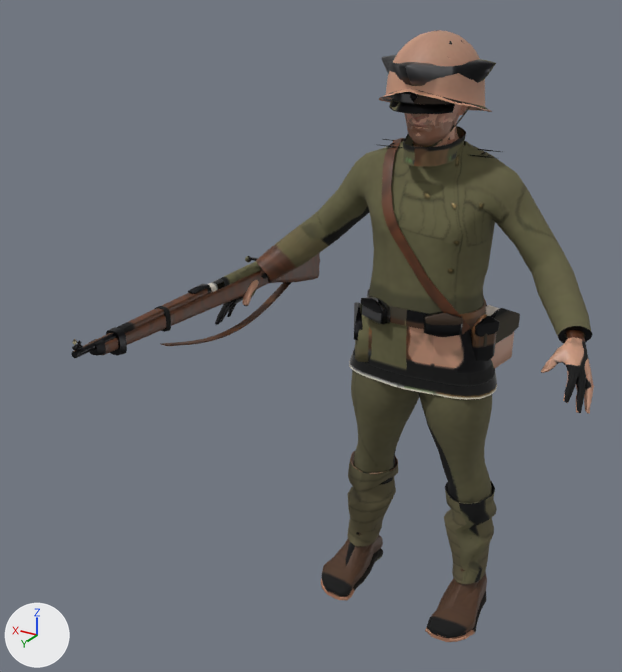
One commit to the glTF model assets/models/provisional/m01/characters/m01_soldier_pl_lod0.glb: the scene before it, then after it.
Camera for both pictures: a 50 mm lens placed at (-0.94, 2.265, 1.954), pointed at (0.152, 0.445, 1.044). Lighting does not change. The marker at lower left points along +X, +Y and +Z. The first picture is the older version. Vertices at exactly the same position are counted once.

Objects in the first picture: 'body', 'cap_wz37', 'gear', 'helmet_cover_wz31', 'nco', 'rifle', 'sapper' and 10 more.
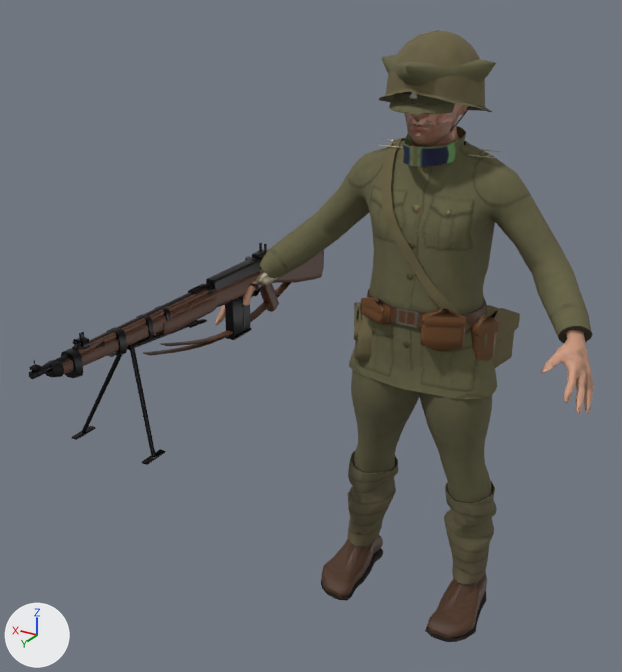
Where the change shows, as pixel boxes [x1, y1, x2, y2] in the pictures (622 x 672 px; the box of a moved part takes in the faces that stretch with it):
'rifle_wz98a', added
    after: [29, 251, 323, 379]
'rkm_wz28', added
    after: [75, 243, 324, 357]
'rkm_pouch', added (brown)
    after: [421, 308, 466, 352]
'rkm_bipod_open', added
    after: [72, 346, 165, 465]
'rkm_bipod_folded', added
    after: [132, 319, 207, 348]
'rag', added
    after: [256, 271, 278, 285]
part 1 of me_body, moved or reshaped
    before: [215, 137, 477, 325]
    after: [215, 136, 464, 325]
part 2 of me_body, moved or reshaped
    both: [537, 246, 592, 413]
part 3 of me_body, surface changed
    both: [216, 126, 594, 642]
part 4 of me_helmet_cover_wz31, moved or reshaped
    both: [443, 47, 466, 94]
part 5 of me_helmet_cover_wz31, surface changed (beige to brown)
    both: [379, 30, 492, 112]
part 6 of me_cap_wz37, moved or reshaped
    both: [382, 57, 436, 114]
part 7 of me_cap_wz37, surface changed
    both: [381, 55, 496, 114]
part 8 of me_gear, surface changed
    both: [361, 138, 520, 368]
part 9 of me_nco, surface changed (black to brown)
    both: [471, 315, 499, 361]
'rifle', unchanged, covered by the edit
    before: [71, 253, 320, 358]
    after: [72, 256, 292, 356]

Edits to the bpy script that builds the scene:
```text
Change me_body:
    where me_body.from_pydata(...)  # 3495 vertices, 6742 faces; spans x -0.56..0.56, y -0.13..0.37, z 0.0..1.55
    me_body part 1: 20 vertices moved from x 0.25..0.56, y 0.02..0.35, z 0.96..1.42 to x 0.24..0.56, y 0.02..0.35, z 0.96..1.44; 53 vertices removed from x -0.08..0.56, y -0.1..0.36, z 0.96..1.52; 51 vertices added at x -0.1..0.56, y -0.1..0.36, z 0.95..1.52
    me_body part 2: 9 vertices moved from x -0.56..-0.12, y -0.07..0.36, z 0.95..1.08 to x -0.56..-0.12, y -0.07..0.36, z 0.95..1.09; 28 vertices removed from x -0.56..0.02, y -0.13..0.36, z 0.91..1.26; 28 vertices added at x -0.56..0.0, y -0.13..0.37, z 0.91..1.27
    me_body part 3: 5900 kept faces spanning x -0.56..0.56, y -0.13..0.37, z 0.0..1.55 get new texture (UV) coordinates
Change me_helmet_cover_wz31:
    where me_helmet_cover_wz31.from_pydata(...)  # 722 vertices, 1440 faces; spans x -0.148..0.148, y -0.128..0.217, z 1.575..1.799
    me_helmet_cover_wz31 part 4: 1 vertex moved from x -0.085, y 0.126, z 1.736 to x -0.077, y 0.12, z 1.75; 1 vertex removed from x -0.096, y 0.136, z 1.705; 2 vertices added at x -0.099..-0.091, y 0.132..0.139, z 1.689..1.721
    me_helmet_cover_wz31 part 5: 1406 kept faces spanning x -0.148..0.148, y -0.128..0.217, z 1.575..1.799 get new texture (UV) coordinates
Change me_cap_wz37:
    remove me_cap_wz37.from_pydata(...)  # 204 vertices, 358 faces; spans x -0.162..0.162, y -0.144..0.249, z 1.608..1.731
    add me_cap_wz37.from_pydata(...)  # 208 vertices, 363 faces; spans x -0.162..0.162, y -0.144..0.249, z 1.608..1.731
    me_cap_wz37 part 6
    5 vertices are removed from x -0.014..0.071, y 0.164..0.216, z 1.608..1.719
    61 faces are deleted
    4 vertices move from x 0.0..0.109, y 0.12..0.217, z 1.608..1.719 to x -0.014..0.126, y 0.102..0.216, z 1.608..1.721
    9 vertices are added at x 0.014..0.085, y 0.155..0.216, z 1.608..1.719
    66 new faces join them
    me_cap_wz37 part 7: 298 kept faces spanning x -0.162..0.162, y -0.144..0.249, z 1.608..1.731 get new texture (UV) coordinates
Change me_gear:
    remove me_gear.from_pydata(...)  # 813 vertices, 1574 faces; spans x -0.24..0.158, y -0.216..0.194, z 0.592..1.503
    add me_gear.from_pydata(...)  # 813 vertices, 1574 faces; spans x -0.24..0.16, y -0.216..0.194, z 0.592..1.503
    me_gear part 8: 1286 kept faces spanning x -0.24..0.158, y -0.216..0.194, z 0.592..1.503 get new texture (UV) coordinates
    edits to the shape of me_gear do not show in these pictures
Change me_nco:
    where me_nco.from_pydata(...)  # 178 vertices, 348 faces; spans x -0.228..-0.159, y 0.018..0.101, z 0.882..1.044
    me_nco part 9: 276 kept faces spanning x -0.228..-0.159, y 0.018..0.101, z 0.882..1.044 get new texture (UV) coordinates
Add ob_rag:
    ob_rag = bpy.data.objects.new('rag', me_rag)  # 112 vertices, 220 faces; spans x 0.4274..0.5468, y 0.1656..0.249, z 1.0584..1.1081
    ob_rag.location = (0.0, 0.0, 0.0)
Add ob_rkm_bipod_folded:
    ob_rkm_bipod_folded = bpy.data.objects.new('rkm_bipod_folded', me_rkm_bipod_folded)  # 72 vertices, 128 faces; spans x 0.458..0.512, y 0.499..0.79, z 1.04..1.077
    ob_rkm_bipod_folded.location = (0.0, 0.0, 0.0)
Add ob_rkm_bipod_open:
    ob_rkm_bipod_open = bpy.data.objects.new('rkm_bipod_open', me_rkm_bipod_open)  # 72 vertices, 128 faces; spans x 0.356..0.614, y 0.783..0.895, z 0.816..1.074
    ob_rkm_bipod_open.location = (0.0, 0.0, 0.0)
Add ob_rkm_wz28:
    ob_rkm_wz28 = bpy.data.objects.new('rkm_wz28', me_rkm_wz28)  # 584 vertices, 1064 faces; spans x 0.433..0.51, y -0.157..0.96, z 0.929..1.177
    ob_rkm_wz28.location = (0.0, 0.0, 0.0)
Add ob_rifle_wz98a:
    ob_rifle_wz98a = bpy.data.objects.new('rifle_wz98a', me_rifle_wz98a)  # 721 vertices, 1366 faces; spans x 0.461..0.555, y -0.156..1.1, z 0.95..1.148
    ob_rifle_wz98a.location = (0.0, 0.0, 0.0)
Add ob_rkm_pouch:
    ob_rkm_pouch = bpy.data.objects.new('rkm_pouch', me_rkm_pouch)  # 176 vertices, 344 faces; spans x -0.1706..-0.0406, y 0.1031..0.2073, z 0.947..1.079
    ob_rkm_pouch.location = (0.0, 0.0, 0.0)
```
